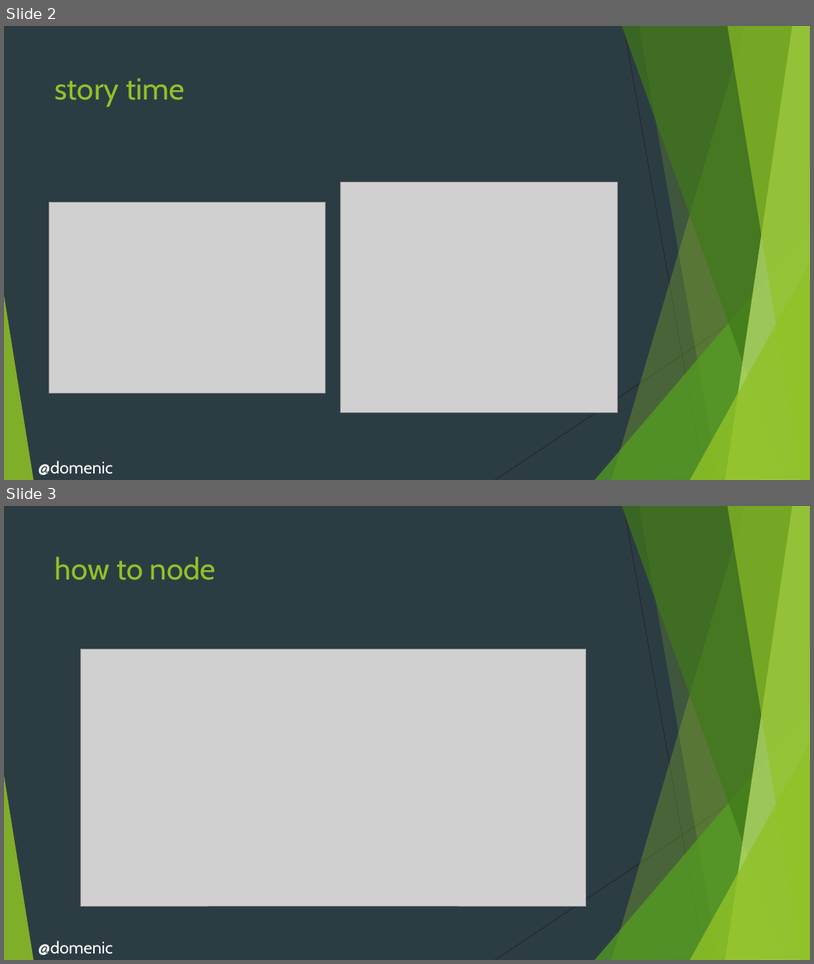
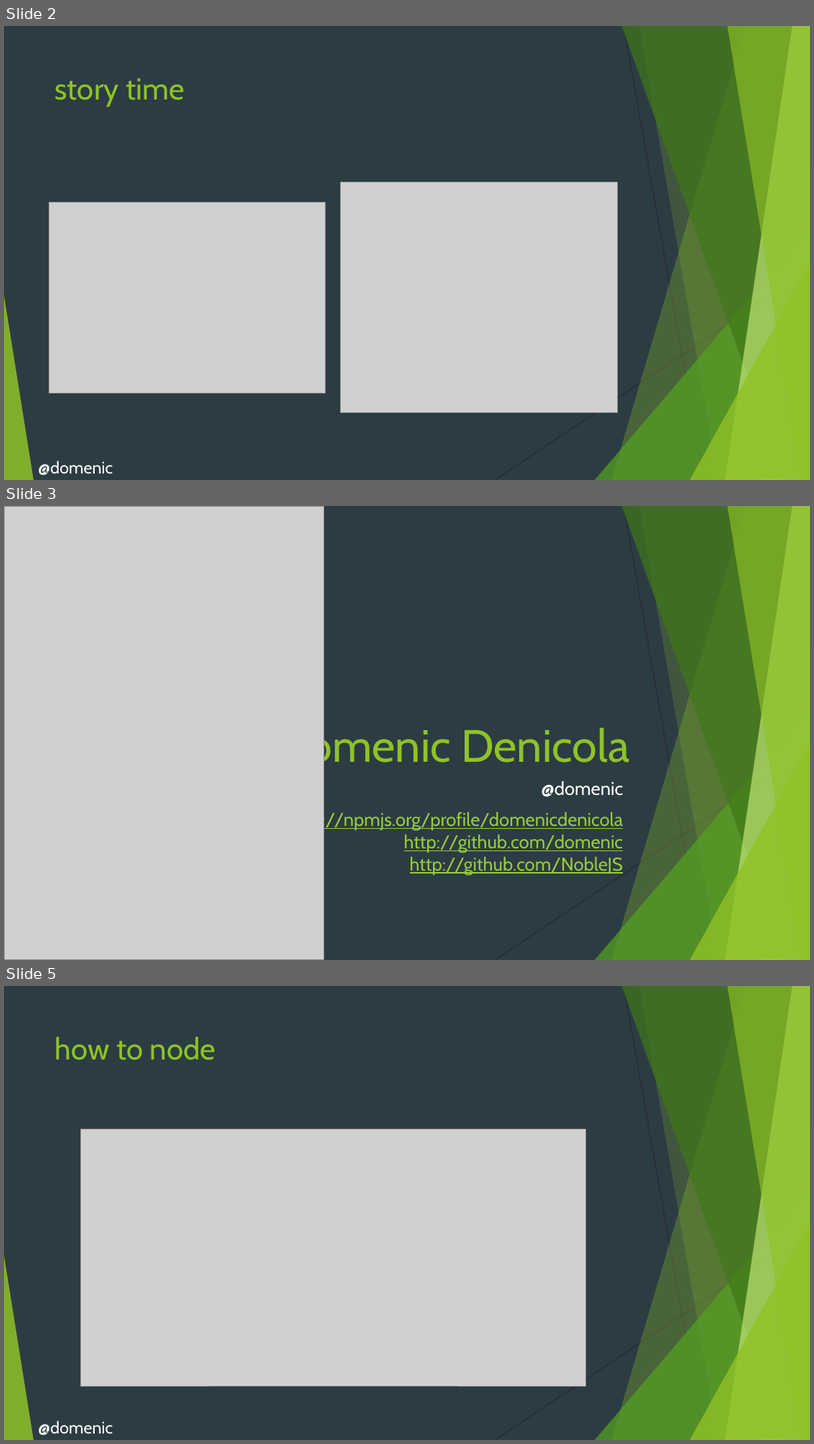
Before and after one commit to domenic/understanding-node, a slide deck: presentation.pptx. Shown one above the other, each under a label of ours: slides 2 and 3 before the commit, slides 2, 3 and 5 after it; the slides between them are not shown. The pictures are 814x964 and 814x1444 pixels, drawn with LibreOffice and Linux fonts; fonts in the diff are those of the drawing; grey boxes stand for pictures. Boxes give left, top, right and bottom in pixels: in the first picture for what was removed or moved away, otherwise in the second. Text is boxed around its words. In the diff, an @@ line names an element or a change of style, - is before the commit and + after.

```diff
--- a/presentation.pptx
+++ b/presentation.pptx
@@ slide 3 added at [4,506,810,960], background #2C3C43; not listed: 9 template elements that a slide beside it also shows @@
@@ freeform shape added at [4,506,61,882], fill #90C226 at 85% opacity @@
@@ picture added at [4,506,324,959] @@
@@ title added at [275,723,630,772], 54 pt, text #90C226 @@
+Domenic Denicola
@@ subtitle added at [282,780,623,875], 22 pt, text #99CA3C, underline @@
+@domenic
+https://npmjs.org/profile/domenicdenicola
+http://github.com/domenic
+http://github.com/NobleJS
@@ what was slide 3 is now slide 5 @@
```
Also in this commit, not shown: 1 other slide added.
